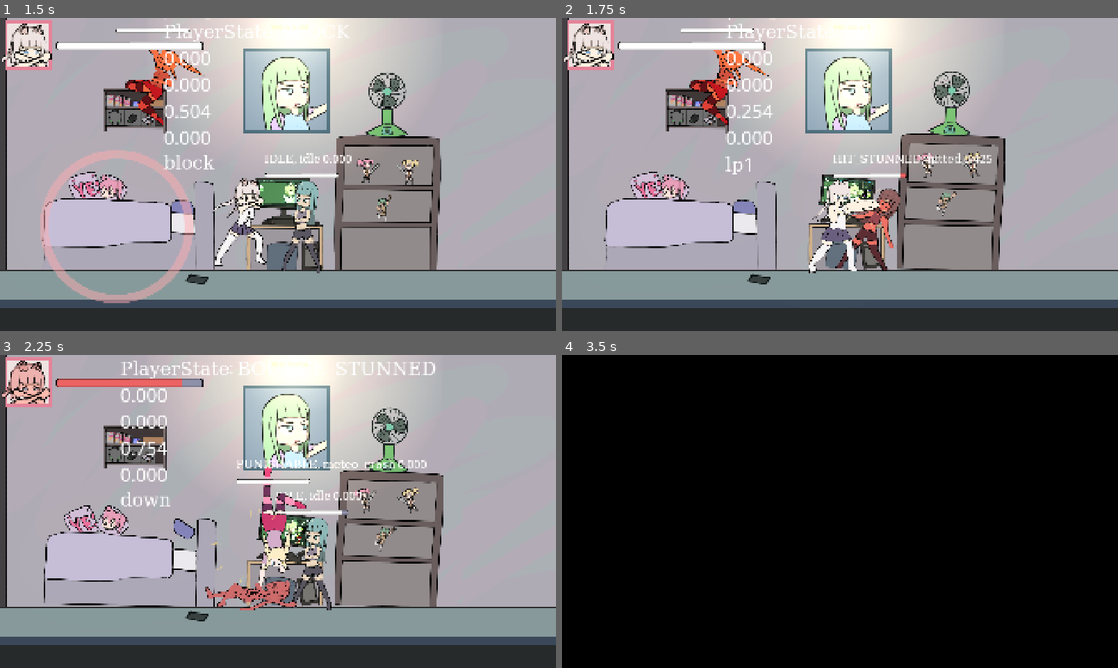
Above: before the commit, frames 1-4 (two rows, left to right).
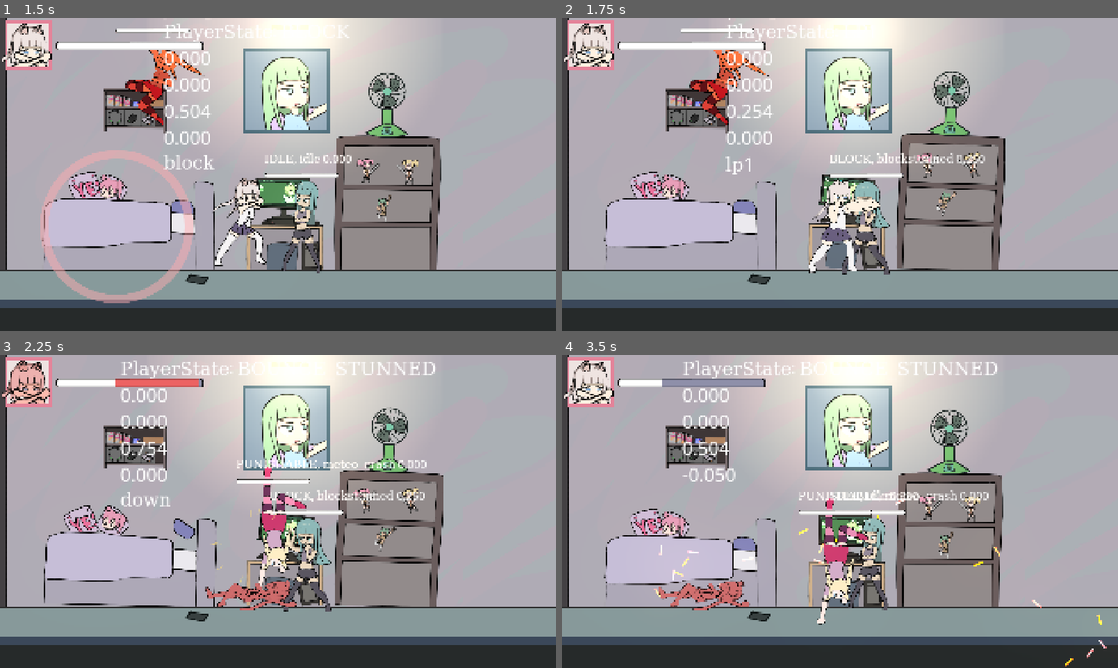
Above: after the commit, the same moments.

Repository: BeatMil/AnimuFight
Game: Godot game, scene res://scenes/stage01.tscn
The game is run twice, just before and just after one commit, with the same random seed, the same clock (stepped at 60 frames per second) and the same inputs. This scene is started directly instead of the project's main scene.
Inputs (mouse positions are in pixels of both pictures, inside the frame that each line leads up to):
- Up to frame 1 (1.5 s): tap Enter (ui_accept) at 0.5, 0.77 s; move the mouse to (400, 158) at 0.52 s; hold Space (block) 0.53-1.28 s; hold D (right) from 0.53 s (still down); click (400, 158) at 0.67 s; tap J (hp) at 0.8, 1.35 s; move the mouse to (166, 190) at 1.27 s
- Up to frame 2 (1.75 s): keep holding D (right); tap Enter (ui_accept) at 1.52 s; tap K (lp) at 1.55 s
- Up to frame 3 (2.25 s): move the mouse to (333, 442) at 2.02 s; release D (right) at 2.03 s; hold A (left) from 2.03 s (still down); hold K (lp) from 2.03 s (still down)
- Up to frame 4 (3.5 s): tap Space (block) at 2.3, 2.85 s; move the mouse to (812, 574) at 2.77 s; release A (left) at 2.78 s; release K (lp) at 2.78 s; hold D (right) from 2.78 s (still down); click (812, 574) at 2.92 s; tap Enter (ui_accept) at 3.02 s; tap J (hp) at 3.05 s

Frame 1 is identical in both runs. In frame 2, 1.8% of the frame differs, in the area x 48-78%, y 43-82%; in frame 3, 2.0%; in frame 4, 99%, in the area x 0-100%, y 0-100%.

Commit message:
Adjust enemy damage lowest is 2

Diff:
--- a/nodes/player.tscn
+++ b/nodes/player.tscn
@@ -2555,6 +2555,88 @@
 "values": [1]
 }
 
+[sub_resource type="Animation" id="Animation_tiirf"]
+resource_name = "late_parry"
+length = 0.300002
+step = 0.0166667
+tracks/0/type = "value"
+tracks/0/imported = false
+tracks/0/enabled = true
+tracks/0/path = NodePath("Sprite2D:texture")
+tracks/0/interp = 1
+tracks/0/loop_wrap = true
+tracks/0/keys = {
+"times": PackedFloat32Array(0),
+"transitions": PackedFloat32Array(1),
+"update": 1,
+"values": [ExtResource("45_0xvo4")]
+}
+tracks/1/type = "audio"
+tracks/1/imported = false
+tracks/1/enabled = true
+tracks/1/path = NodePath("AudioStreamPlayer")
+tracks/1/interp = 1
+tracks/1/loop_wrap = true
+tracks/1/keys = {
+"clips": [{
+"end_offset": 0.0,
+"start_offset": 0.0,
+"stream": ExtResource("46_0xvo4")
+}],
+"times": PackedFloat32Array(0)
+}
+tracks/1/use_blend = true
+tracks/2/type = "method"
+tracks/2/imported = false
+tracks/2/enabled = true
+tracks/2/path = NodePath(".")
+tracks/2/interp = 1
+tracks/2/loop_wrap = true
+tracks/2/keys = {
+"times": PackedFloat32Array(0),
+"transitions": PackedFloat32Array(1),
+"values": [{
+"args": [7],
+"method": &"_set_state"
+}]
+}
+tracks/3/type = "value"
+tracks/3/imported = false
+tracks/3/enabled = true
+tracks/3/path = NodePath("Sprite2D:self_modulate")
+tracks/3/interp = 1
+tracks/3/loop_wrap = true
+tracks/3/keys = {
+"times": PackedFloat32Array(0),
+"transitions": PackedFloat32Array(1),
+"update": 0,
+"values": [Color(1, 1, 1, 1)]
+}
+tracks/4/type = "value"
+tracks/4/imported = false
+tracks/4/enabled = true
+tracks/4/path = NodePath("Sprite2D:hframes")
+tracks/4/interp = 1
+tracks/4/loop_wrap = true
+tracks/4/keys = {
+"times": PackedFloat32Array(0),
+"transitions": PackedFloat32Array(1),
+"update": 1,
+"values": [1]
+}
+tracks/5/type = "value"
+tracks/5/imported = false
+tracks/5/enabled = true
+tracks/5/path = NodePath("Sprite2D:vframes")
+tracks/5/interp = 1
+tracks/5/loop_wrap = true
+tracks/5/keys = {
+"times": PackedFloat32Array(0),
+"transitions": PackedFloat32Array(1),
+"update": 1,
+"values": [1]
+}
+
 [sub_resource type="Animation" id="Animation_d2kbo"]
 resource_name = "lp1"
 length = 0.6
@@ -4164,88 +4246,6 @@
 "transitions": PackedFloat32Array(1),
 "update": 1,
 "values": [false]
-}
-
-[sub_resource type="Animation" id="Animation_tiirf"]
-resource_name = "late_parry"
-length = 0.300002
-step = 0.0166667
-tracks/0/type = "value"
-tracks/0/imported = false
-tracks/0/enabled = true
-tracks/0/path = NodePath("Sprite2D:texture")
-tracks/0/interp = 1
-tracks/0/loop_wrap = true
-tracks/0/keys = {
-"times": PackedFloat32Array(0),
-"transitions": PackedFloat32Array(1),
-"update": 1,
-"values": [ExtResource("45_0xvo4")]
-}
-tracks/1/type = "audio"
-tracks/1/imported = false
-tracks/1/enabled = true
-tracks/1/path = NodePath("AudioStreamPlayer")
-tracks/1/interp = 1
-tracks/1/loop_wrap = true
-tracks/1/keys = {
-"clips": [{
-"end_offset": 0.0,
-"start_offset": 0.0,
-"stream": ExtResource("46_0xvo4")
-}],
-"times": PackedFloat32Array(0)
-}
-tracks/1/use_blend = true
-tracks/2/type = "method"
-tracks/2/imported = false
-tracks/2/enabled = true
-tracks/2/path = NodePath(".")
-tracks/2/interp = 1
-tracks/2/loop_wrap = true
-tracks/2/keys = {
-"times": PackedFloat32Array(0),
-"transitions": PackedFloat32Array(1),
-"values": [{
-"args": [7],
-"method": &"_set_state"
-}]
-}
-tracks/3/type = "value"
-tracks/3/imported = false
-tracks/3/enabled = true
-tracks/3/path = NodePath("Sprite2D:self_modulate")
-tracks/3/interp = 1
-tracks/3/loop_wrap = true
-tracks/3/keys = {
-"times": PackedFloat32Array(0),
-"transitions": PackedFloat32Array(1),
-"update": 0,
-"values": [Color(1, 1, 1, 1)]
-}
-tracks/4/type = "value"
-tracks/4/imported = false
-tracks/4/enabled = true
-tracks/4/path = NodePath("Sprite2D:hframes")
-tracks/4/interp = 1
-tracks/4/loop_wrap = true
-tracks/4/keys = {
-"times": PackedFloat32Array(0),
-"transitions": PackedFloat32Array(1),
-"update": 1,
-"values": [1]
-}
-tracks/5/type = "value"
-tracks/5/imported = false
-tracks/5/enabled = true
-tracks/5/path = NodePath("Sprite2D:vframes")
-tracks/5/interp = 1
-tracks/5/loop_wrap = true
-tracks/5/keys = {
-"times": PackedFloat32Array(0),
-"transitions": PackedFloat32Array(1),
-"update": 1,
-"values": [1]
 }
 
 [sub_resource type="AnimationLibrary" id="AnimationLibrary_1o8ps"]
--- a/scenes/stage01.tscn
+++ b/scenes/stage01.tscn
@@ -936,7 +936,7 @@
 
 [node name="Player" parent="." instance=ExtResource("2_i8ayn")]
 position = Vector2(800, 704)
-hp = 2
+hp = 10
 
 [node name="EnemySpawner7" parent="." node_paths=PackedStringArray("target") instance=ExtResource("3_65q8b")]
 position = Vector2(1912, -112)
--- a/scripts/boss01.gd
+++ b/scripts/boss01.gd
@@ -64,7 +64,7 @@
 	"hitlag_amount_air": 0,
 	"hitstun_amount_air": 0.5,
 	"screenshake_amount": Vector2(0, 0),
-	"damage": 1,
+	"damage": 2,
 	"type": Enums.Attack.NORMAL,
 	"zoom": Vector2(0.5, 0.5),
 	"zoom_duration": 0.7,
@@ -86,7 +86,7 @@
 	"hitlag_amount_air": 0,
 	"hitstun_amount_air": 0.5,
 	"screenshake_amount": Vector2(0, 0),
-	"damage": 1,
+	"damage": 2,
 	"type": Enums.Attack.NORMAL,
 	"zoom": Vector2(0.5, 0.5),
 	# "zoom_duration": 1,
@@ -108,7 +108,7 @@
 	"hitlag_amount_air": 0.2,
 	"hitstun_amount_air": 0.5,
 	"screenshake_amount": Vector2(50, 0.1),
-	"damage": 1,
+	"damage": 3,
 	"type": Enums.Attack.NORMAL,
 	}
 	dict_to_spawn_hitbox(info)
@@ -131,7 +131,7 @@
 	"hitlag_amount_air": 0,
 	"hitstun_amount_air": 0.5,
 	"screenshake_amount": Vector2(0, 0),
-	"damage": 1,
+	"damage": 2,
 	"type": Enums.Attack.NORMAL,
 	}
 	dict_to_spawn_hitbox(info)
@@ -154,7 +154,7 @@
 	"hitlag_amount_air": 0.3,
 	"hitstun_amount_air": 0.5,
 	"screenshake_amount": Vector2(0, 0),
-	"damage": 4,
+	"damage": 6,
 	"type": Enums.Attack.UNBLOCK,
 	"pos": meteo_pos.position,
 	}
--- a/scripts/enemy_01.gd
+++ b/scripts/enemy_01.gd
@@ -3,7 +3,7 @@
 
 func _ready() -> void:
 	super._ready()
-	block_rate = 5
+	block_rate = 10
 
 
 #############################################################
@@ -29,7 +29,7 @@
 	"hitlag_amount_air": 0,
 	"hitstun_amount_air": 0.5,
 	"screenshake_amount": Vector2(0, 0),
-	"damage": 1,
+	"damage": 2,
 	"type": Enums.Attack.NORMAL,
 	}
 	dict_to_spawn_hitbox(info)
@@ -51,7 +51,7 @@
 	"hitlag_amount_air": 0,
 	"hitstun_amount_air": 0.05,
 	"screenshake_amount": Vector2(10, 0.1),
-	"damage": 3,
+	"damage": 4,
 	"type": Enums.Attack.NORMAL,
 	"pos": Vector2(50, 0),
 	}
@@ -145,7 +145,9 @@
 		state = States.ATTACK
 		match randi_range(0, 1):
 			0:
-				_lp()
+				# _lp()
+				_attack01()
 			1:
-				_lp()
+				# _lp()
+				_attack01()
 				# _lp_chain()
--- a/scripts/enemy_02.gd
+++ b/scripts/enemy_02.gd
@@ -3,7 +3,7 @@
 
 func _ready() -> void:
 	super._ready()
-	block_rate = 5
+	block_rate = 10
 
 
 #############################################################
@@ -29,7 +29,7 @@
 	"hitlag_amount_air": 0,
 	"hitstun_amount_air": 0.5,
 	"screenshake_amount": Vector2(0, 0),
-	"damage": 1,
+	"damage": 2,
 	"type": Enums.Attack.NORMAL,
 	}
 	dict_to_spawn_hitbox(info)
@@ -51,7 +51,7 @@
 	"hitlag_amount_air": 0,
 	"hitstun_amount_air": 0.1,
 	"screenshake_amount": Vector2(20, 0.3),
-	"damage": 3,
+	"damage": 4,
 	"type": Enums.Attack.UNBLOCK,
 	}
 	dict_to_spawn_hitbox(info)
--- a/scripts/enemy_03.gd
+++ b/scripts/enemy_03.gd
@@ -19,7 +19,7 @@
 	"hitlag_amount_air": 0,
 	"hitstun_amount_air": 0.5,
 	"screenshake_amount": Vector2(0, 0),
-	"damage": 1,
+	"damage": 2,
 	"type": Enums.Attack.THROW,
 	}
 	dict_to_spawn_hitbox(info)
@@ -42,7 +42,7 @@
 	"hitlag_amount_air": 0,
 	"hitstun_amount_air": 0.5,
 	"screenshake_amount": Vector2(100, 0.1),
-	"damage": 3,
+	"damage": 4,
 	"type": Enums.Attack.THROW,
 	"pos": $HitBoxPos/TowlPos.position,
 	}
